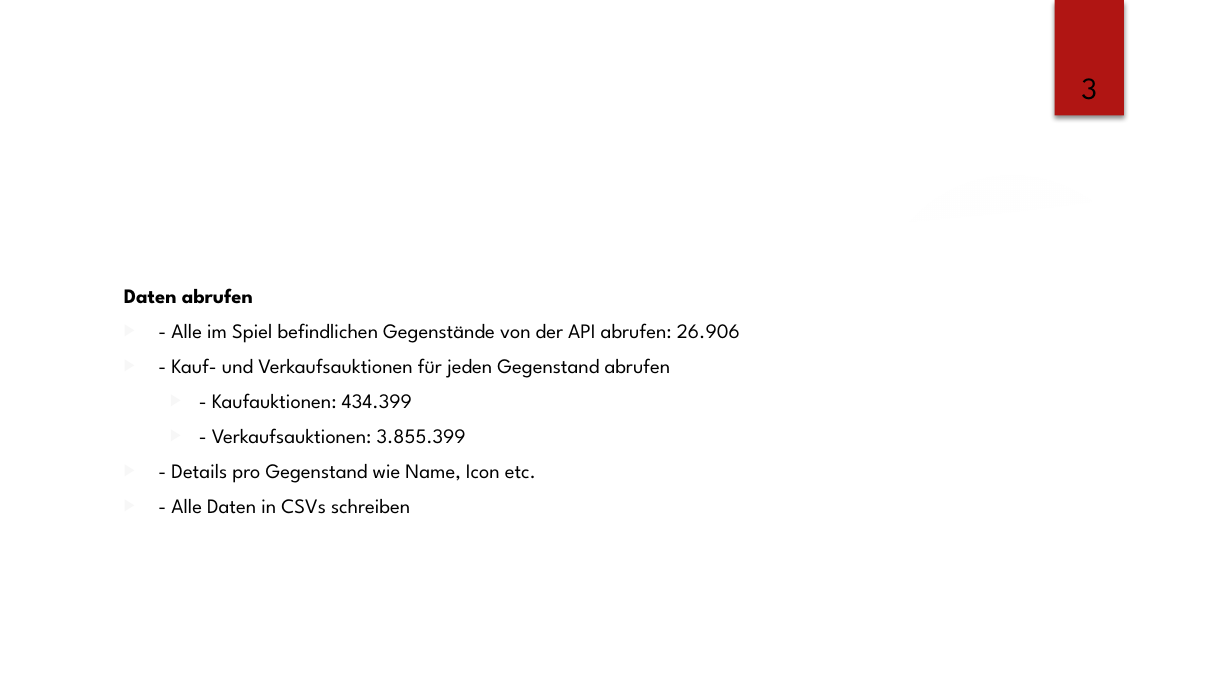
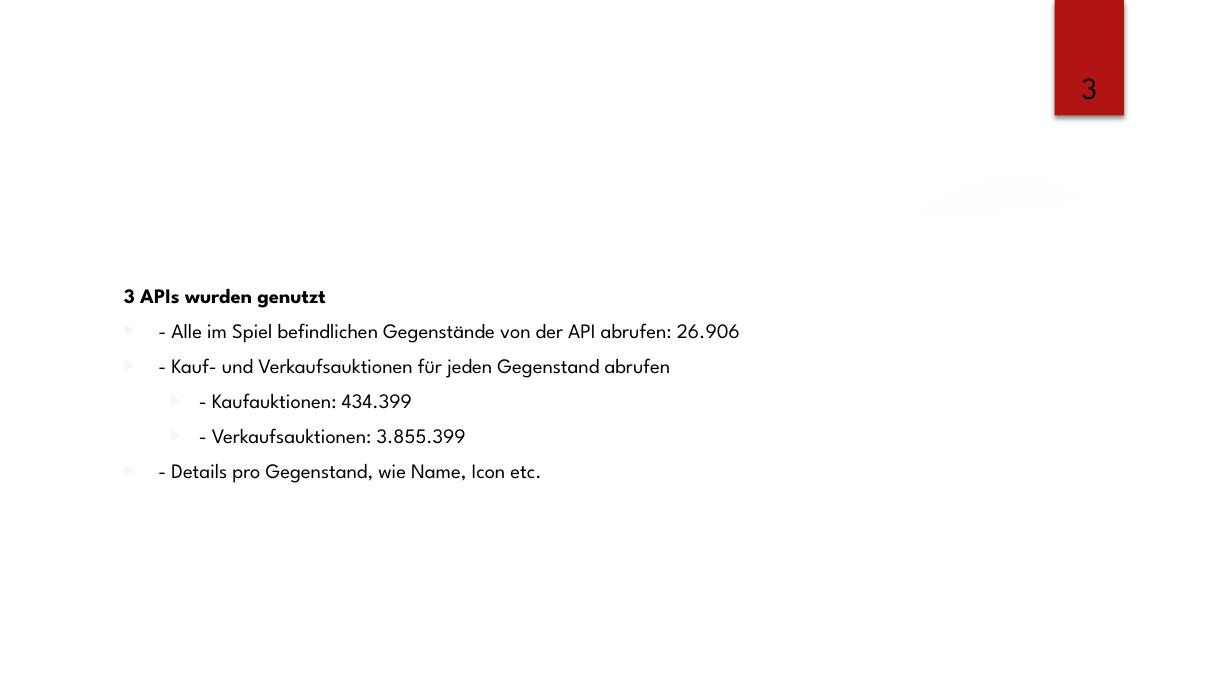
Before and after one commit to lz039/Gw2Trading, a slide deck: slide 3 of reports/presentation_custom_design.pptx. Drawn at 1232x693 pixels with LibreOffice and Linux fonts; fonts in the diff are those of the drawing; background and template pictures are left out. Boxes give left, top, right and bottom in pixels: in the first picture for what was removed or moved away, otherwise in the second. Text is boxed around its words. In the diff, an @@ line names an element or a change of style, - is before the commit and + after.

Commit message:
fixed typos, added some todos

```diff
--- a/reports/presentation_custom_design.pptx
+++ b/reports/presentation_custom_design.pptx
@@ text at box(124, 289, 325, 308): text changed @@
-Daten abrufen
+3 APIs wurden genutzt
@@ text at box(171, 464, 541, 483): text changed @@
-▶ - Details pro Gegenstand wie Name, Icon etc.
-▶ - Alle Daten in CSVs schreiben
+▶ - Details pro Gegenstand, wie Name, Icon etc.
```
Also in this commit, not shown: 9 other slides changed.
